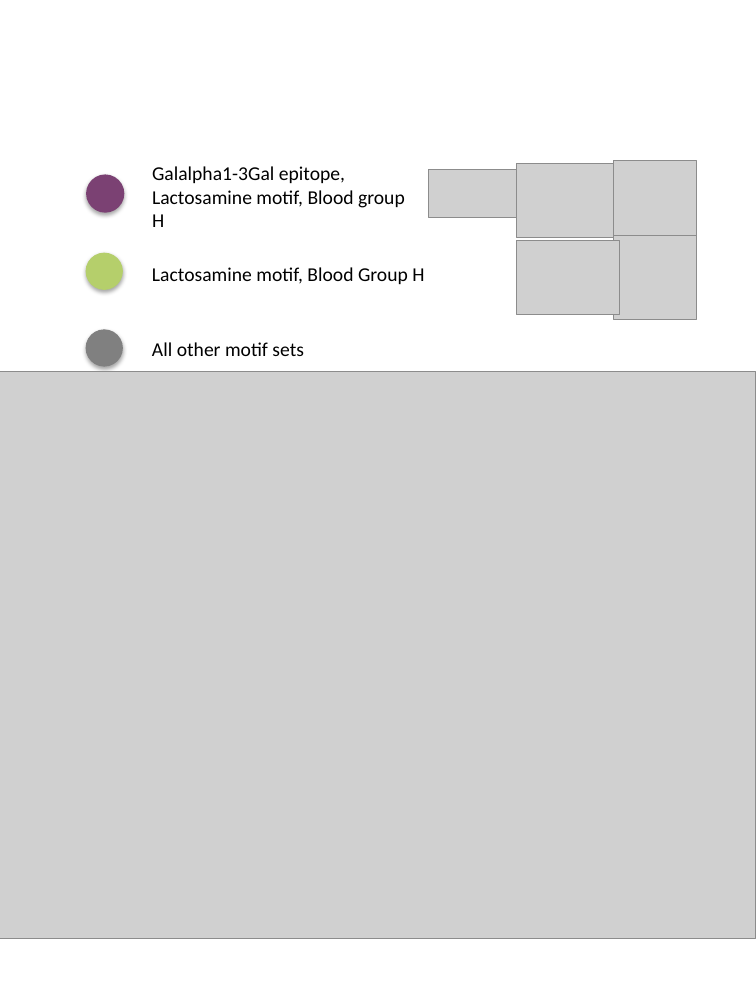
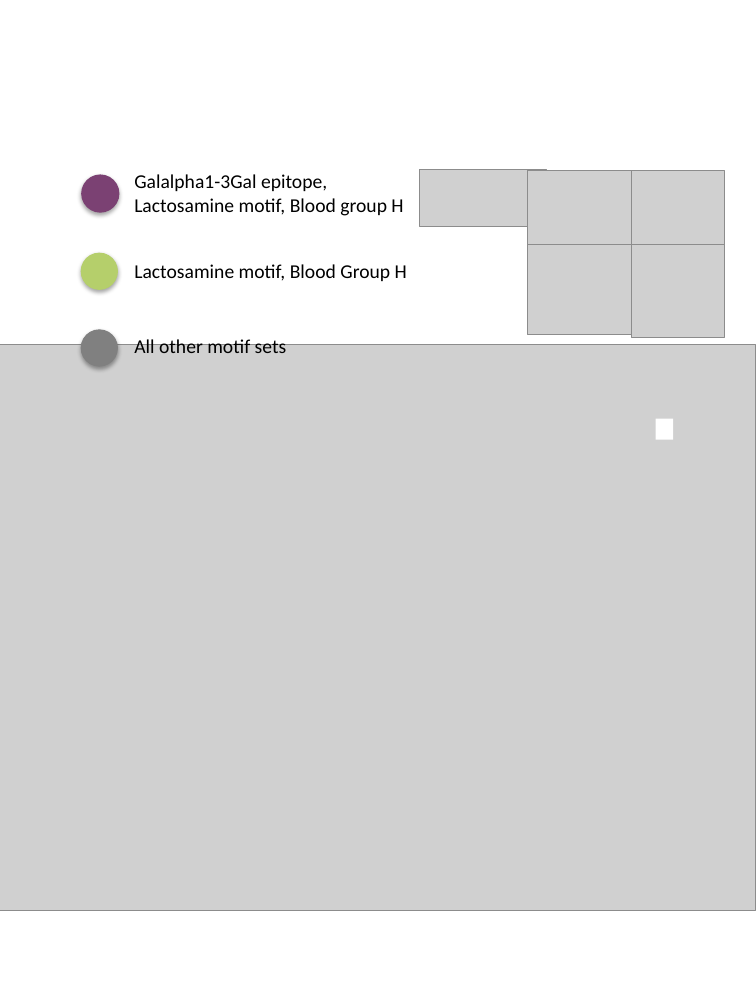
Before and after one commit to steveharg/glycans, a slide deck: slide 1 of docs/motif_similarity_exploration/Galalpha1-3Gal epitope, Lactosamine motif, Blood group H_vs_Lactosamine motif, Blood group H.pptx. Drawn at 756x1008 pixels with LibreOffice and Linux fonts; fonts in the diff are those of the drawing; grey boxes stand for pictures. Boxes give left, top, right and bottom in pixels: in the first picture for what was removed or moved away, otherwise in the second. Text is boxed around its words. In the diff, an @@ line names an element or a change of style, - is before the commit and + after.

```diff
--- a/docs/motif_similarity_exploration/Galalpha1-3Gal epitope, Lactosamine motif, Blood group H_vs_Lactosamine motif, Blood group H.pptx
+++ b/docs/motif_similarity_exploration/Galalpha1-3Gal epitope, Lactosamine motif, Blood group H_vs_Lactosamine motif, Blood group H.pptx
@@ text "Galalpha1-3Gal epitope, Lactosamine motif, Blood ..." rewrapped from [152, 166, 405, 227] to [134, 174, 403, 216] @@
@@ picture: place and size @@
-picture at [428, 170, 536, 218]
+picture at [419, 170, 547, 227]
@@ picture: place and size @@
-picture at [516, 163, 619, 238]
+picture at [527, 171, 652, 261]
@@ picture: place and size @@
-picture at [614, 160, 698, 244]
+picture at [632, 171, 725, 264]
@@ text "Lactosamine motif, Blood Group H": place and size @@
-text "Lactosamine motif, Blood Group H" at [152, 267, 424, 284]
+text "Lactosamine motif, Blood Group H" at [134, 264, 407, 281]
@@ picture: place and size @@
-picture at [516, 240, 619, 314]
+picture at [527, 244, 652, 334]
@@ picture: place and size @@
-picture at [614, 236, 698, 320]
+picture at [632, 244, 725, 337]
@@ picture: place and size @@
-picture at [0, 371, 756, 938]
+picture at [0, 345, 756, 910]
@@ 3 ellipses: place and size @@
-3 ellipses at [86, 174, 124, 366]
+3 ellipses at [82, 174, 120, 366]
@@ text "All other motif sets": place and size @@
-text "All other motif sets" at [152, 342, 304, 356]
+text "All other motif sets" at [134, 337, 287, 353]
@@ rectangle added at [655, 418, 672, 439], fill #FFFFFF @@
```
Also in this commit, not shown: 14 other files.
